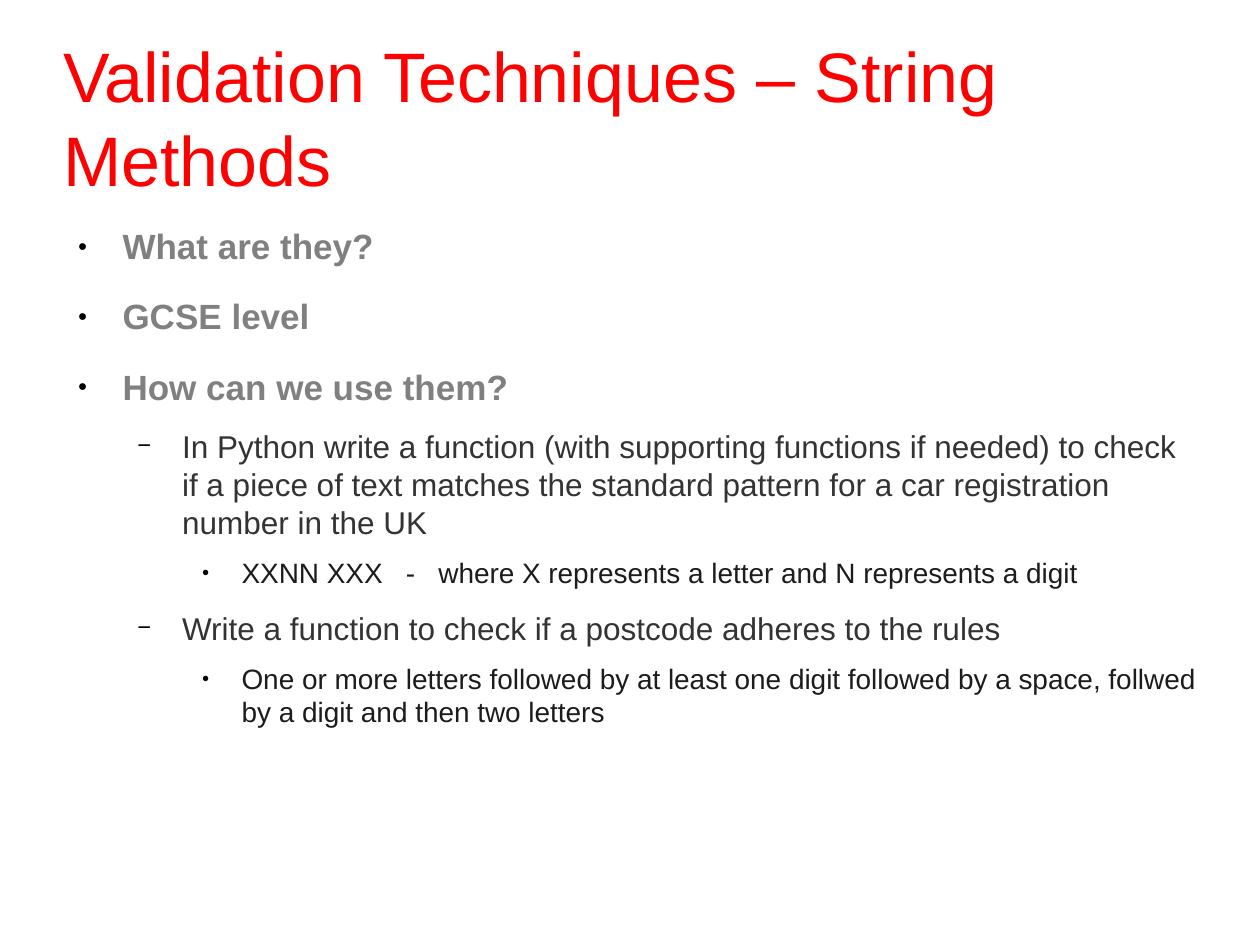
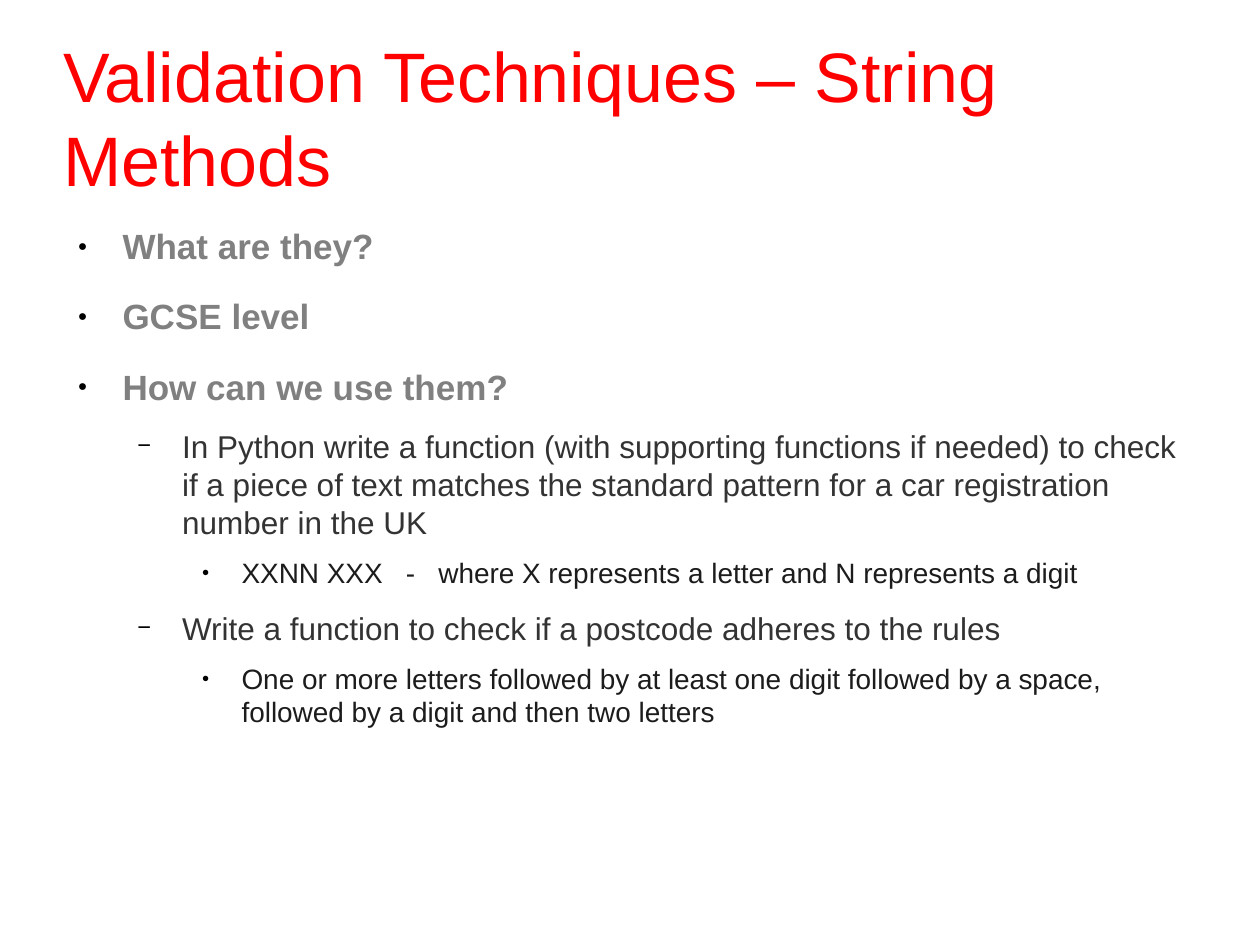
Before and after one commit to amos1969/tough-topics, a slide deck: slide 4 of validation_and_authentication.odp. Drawn at 1260x945 pixels with LibreOffice and Linux fonts; fonts in the diff are those of the drawing; background and template pictures are left out. Boxes give left, top, right and bottom in pixels: in the first picture for what was removed or moved away, otherwise in the second. Text is boxed around its words. In the diff, an @@ line names an element or a change of style, - is before the commit and + after.

```diff
--- a/validation_and_authentication.odp
+++ b/validation_and_authentication.odp
@@ text at <box>242,668,1101,728</box>: text changed @@
-    ● One or more letters followed by at least one digit followed by a space, follwed by a digit and then two letters
+    ● One or more letters followed by at least one digit followed by a space, followed by a digit and then two letters
```
Also in this commit, not shown: 2 other slides changed, 27 other files.
